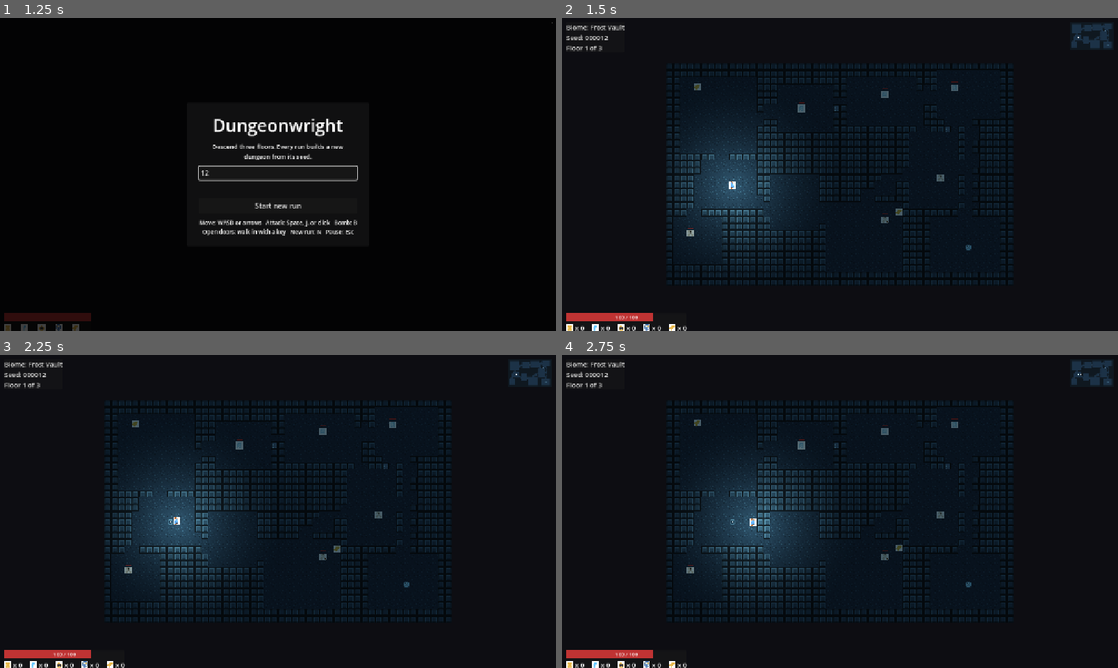
Above: before the commit, frames 1-4 (two rows, left to right).
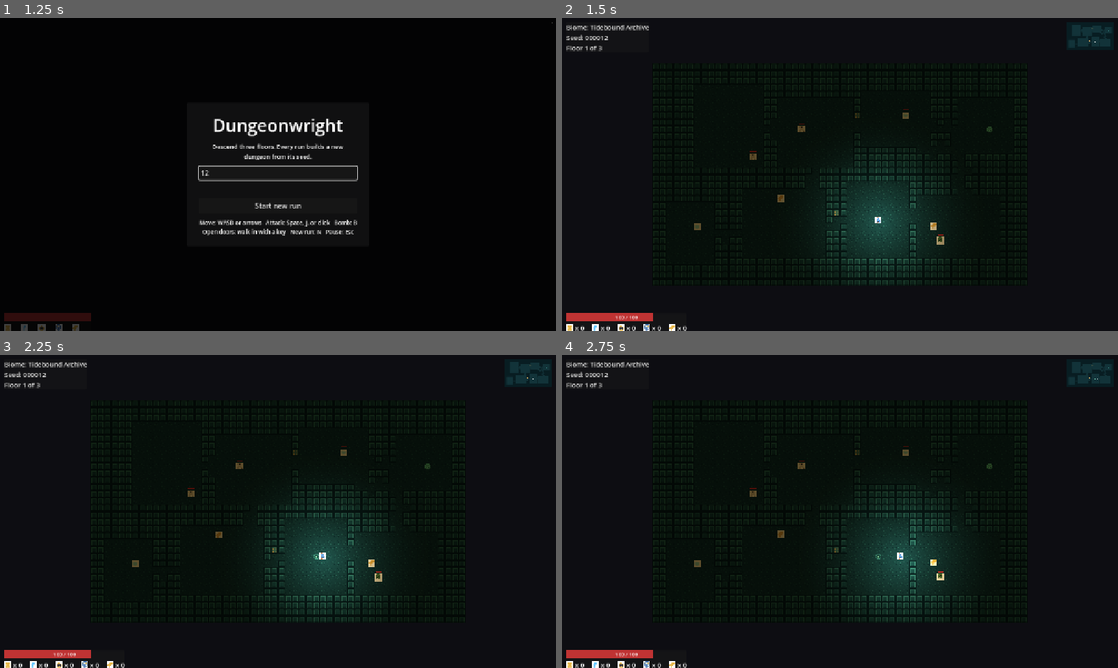
Above: after the commit, the same moments.

Repository: DanielCuevas1208/dungeonwright
Game: Godot game, scene res://scenes/main.tscn
Same seed, same stepped clock (60 frames per second), same inputs: the game is played once before the commit and once after it.
Inputs (mouse positions are in pixels of both pictures, inside the frame that each line leads up to):
- Up to frame 1 (1.25 s): click (278, 174) at 0.52 s; type "12" at 0.6 s
- Up to frame 2 (1.5 s): click "Start new run" at 1.25 s
- Up to frame 3 (2.25 s): tap Enter at 2 s; hold D (move_right) from 2.03 s (still down); tap J (attack) at 2.1 s
- Up to frame 4 (2.75 s): keep holding D (move_right)

Frame 1 is identical in both runs. In frame 2, 19% of the frame differs, in the area x 5-99%, y 1-86%; in frame 3, 20%; in frame 4, 20%.

Commit message:
feat: extend dungeonwright

Diff:
--- a/scripts/audio/music_theme.gd
+++ b/scripts/audio/music_theme.gd
@@ -95,6 +95,13 @@
 				"bass_gain": 0.26,
 				"arp_gain": 0.2,
 			}
+		&"tidebound_archive":
+			return {
+				"chords": [[52, 56, 59], [48, 52, 55], [55, 59, 62], [50, 53, 57]],
+				"pad_gain": 0.12,
+				"bass_gain": 0.27,
+				"arp_gain": 0.2,
+			}
 		&"boss":
 			return {
 				"chords": [[40, 43, 46], [38, 41, 44], [40, 43, 46], [35, 38, 42]],
--- a/scripts/dungeon/biomes.gd
+++ b/scripts/dungeon/biomes.gd
@@ -7,7 +7,7 @@
 
 ## Returns every biome in a stable order.
 static func all() -> Array[DungeonConfig]:
-	return [crypt(), drowned_forest(), ember_stronghold(), frost_vault()]
+	return [crypt(), drowned_forest(), ember_stronghold(), frost_vault(), tidebound_archive()]
 
 ## Returns a copy of the biome with the given id.
 static func by_id(p_id: StringName) -> DungeonConfig:
@@ -197,3 +197,48 @@
 		&"glow": Color("#ffcf6a"),
 		&"accent": Color("#e8b84c"),
 	}
+
+static func tidebound_archive() -> DungeonConfig:
+	var config := DungeonConfig.new()
+	config.id = &"tidebound_archive"
+	config.display_name = "Tidebound Archive"
+	config.description = "Flooded galleries wind around broken shelves and chambers of green glass."
+	config.width = 54
+	config.height = 32
+	config.room_count_min = 7
+	config.room_count_max = 10
+	config.room_min = 6
+	config.room_max = 12
+	config.corridor_style = DungeonConfig.CorridorStyle.winding
+	config.loop_chance = 0.65
+	config.door_count_min = 1
+	config.door_count_max = 3
+	config.monster_density = 0.55
+	config.monster_cap = 12
+	config.monster_table = [
+		{ "monster": &"wisp", "weight": 1.5 },
+		{ "monster": &"archer", "weight": 1.5 },
+		{ "monster": &"wraith", "weight": 1.0 },
+		{ "monster": &"shambler", "weight": 0.75 },
+	]
+	config.starting_health = 100
+	config.player_damage = 14
+	config.palette = _tidebound_palette()
+	return config
+
+static func _tidebound_palette() -> Dictionary:
+	return {
+		&"wall_outline": Color("#081d22"),
+		&"wall_fill": Color("#16434a"),
+		&"wall_shade": Color("#103238"),
+		&"wall_highlight": Color("#2c6c70"),
+		&"floor_base": Color("#123339"),
+		&"floor_dark": Color("#0c272d"),
+		&"floor_light": Color("#1c4b4f"),
+		&"door_bar": Color("#3c7470"),
+		&"door_lock": Color("#d1ad63"),
+		&"door_open": Color("#07181c"),
+		&"rune": Color("#86e0c5"),
+		&"glow": Color("#5ed6c3"),
+		&"accent": Color("#d1ad63"),
+	}
--- a/tests/unit/test_biomes.gd
+++ b/tests/unit/test_biomes.gd
@@ -42,8 +42,13 @@
 		var spec := MonsterSpecs.by_id(entry.monster)
 		assert_eq(spec.id, entry.monster, "unknown monster %s" % entry.monster)
 
-func test_there_are_four_biomes() -> void:
-	assert_eq(Biomes.all().size(), 4)
+func test_tidebound_archive_references_existing_monsters() -> void:
+	for entry in Biomes.tidebound_archive().monster_table:
+		var spec := MonsterSpecs.by_id(entry.monster)
+		assert_eq(spec.id, entry.monster, "unknown monster %s" % entry.monster)
+
+func test_there_are_five_biomes() -> void:
+	assert_eq(Biomes.all().size(), 5)
 
 func test_same_seed_different_biome_differs() -> void:
 	var seed := 2468
@@ -57,3 +62,21 @@
 	var first := Biomes.random(SeededRng.new(555))
 	var second := Biomes.random(SeededRng.new(555))
 	assert_eq(first.id, second.id)
+
+func test_fifth_biome_tidebound_archive_is_distinct() -> void:
+	var archive := Biomes.tidebound_archive()
+	assert_eq(archive.id, &"tidebound_archive")
+	assert_ne(archive.palette, Biomes.frost_vault().palette)
+	assert_ne(archive.palette, Biomes.drowned_forest().palette)
+	assert_gt(archive.loop_chance, Biomes.frost_vault().loop_chance)
+	assert_eq(archive.corridor_style, DungeonConfig.CorridorStyle.winding)
+	assert_true(archive.is_valid())
+
+func test_tidebound_archive_replays_identically() -> void:
+	var generator := DungeonGenerator.new()
+	var first := generator.generate(Biomes.tidebound_archive(), 8675309)
+	var second := generator.generate(Biomes.tidebound_archive(), 8675309)
+	assert_eq(first.map._cells, second.map._cells)
+	assert_eq(first.start_pos, second.start_pos)
+	assert_eq(first.exit_pos, second.exit_pos)
+	assert_eq(first.monster_spawns.size(), second.monster_spawns.size())
--- a/tests/unit/test_music_theme.gd
+++ b/tests/unit/test_music_theme.gd
@@ -28,3 +28,8 @@
 	var menu := MusicTheme.theme(&"menu")
 	var crypt := MusicTheme.theme(&"crypt")
 	assert_ne(menu.data, crypt.data)
+
+func test_tidebound_archive_has_its_own_theme() -> void:
+	var archive := MusicTheme.theme(StringName("tidebound_archive"))
+	var frost := MusicTheme.theme(&"frost_vault")
+	assert_ne(archive.data, frost.data)
Not shown, added: .github/dependabot.yml
Not shown, changed: .gitignore
Not shown, changed: CHANGELOG.md
Not shown, changed: README.md
Not shown, changed: docs/architecture.md
Not shown, added: docs/roadmap.md
Not shown, changed: tools/run_tests.ps1
Not shown, changed: tools/run_tests.sh
